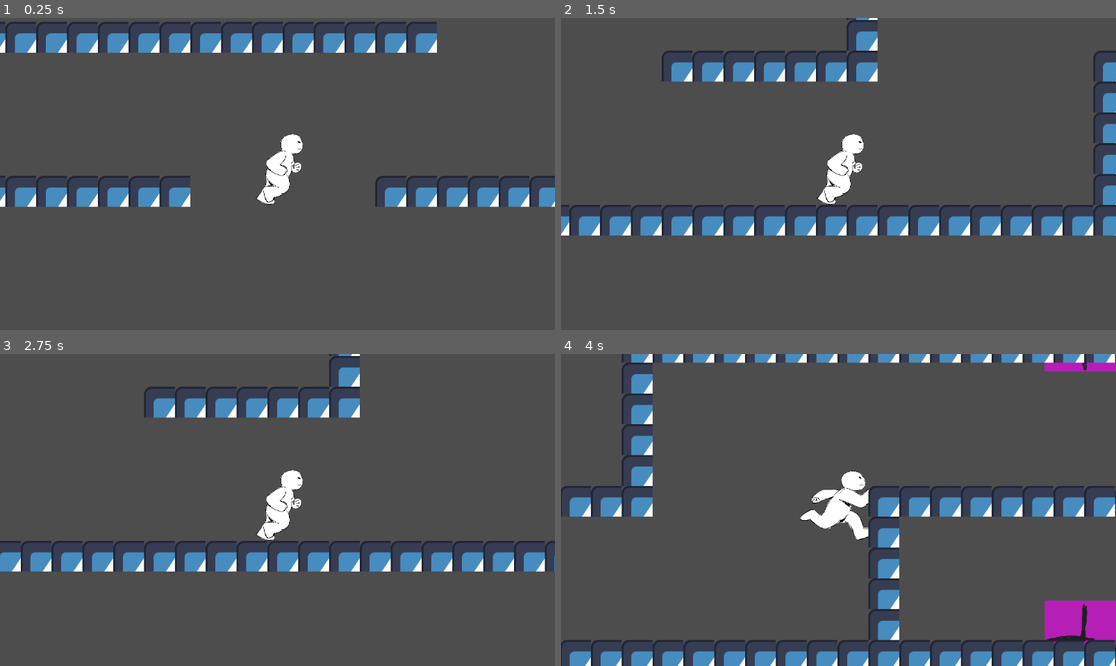
Above: before the commit, frames 1-4 (two rows, left to right).
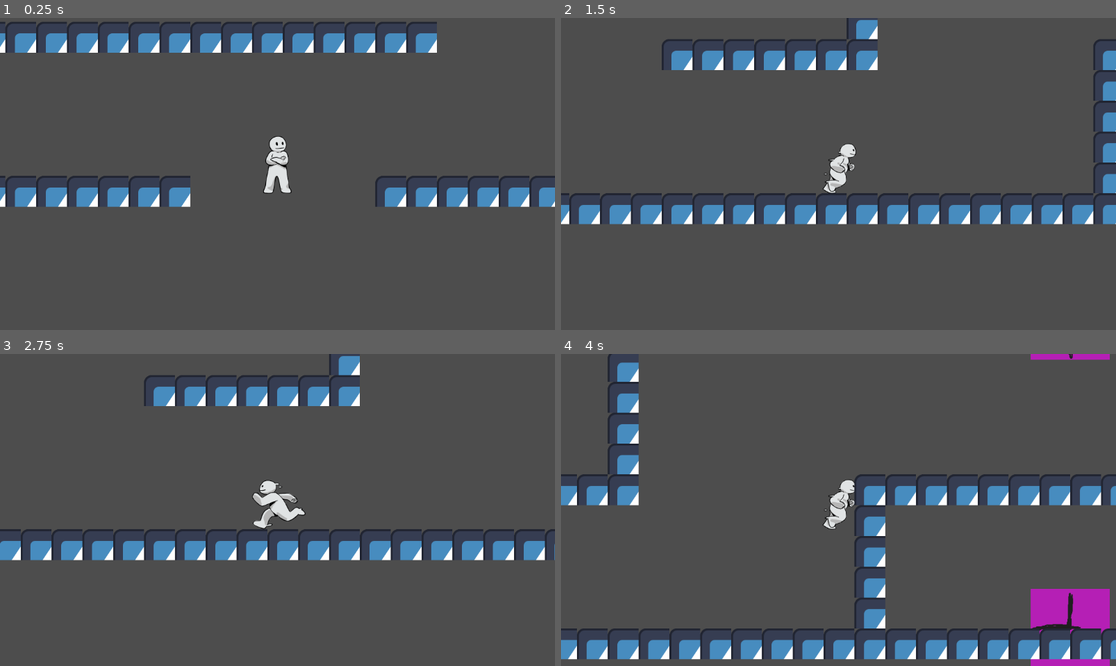
Above: after the commit, the same moments.

Repository: ZBC95/GMTK-2025-zoes-repository
Game: Godot game, scene res://game.tscn
Two runs of this game, one before a commit and one after it. Both use one fixed random seed, a clock stepped at 60 frames per second and the inputs below. The engine's default icon, where the game draws it, is replaced by a stand-in: a white triangle on a blue panel in a dark square.
Inputs:
- Up to frame 1 (0.25 s): no input
- Up to frame 2 (1.5 s): hold D (Right) from 0.53 s (still down); tap W (Jump) at 0.77 s
- Up to frame 3 (2.75 s): tap W (Jump) at 1.52 s; release D (Right) at 2.03 s; hold A (Left) from 2.03 s (still down)
- Up to frame 4 (4 s): release A (Left) at 2.78 s; hold D (Right) from 2.78 s (still down); tap W (Jump) at 3.02, 3.77 s

The runs differ from the first frame. In frame 1, 1.1% of the frame differs, in the area x 46-55%, y 37-60%; in frame 2, 12%; in frame 3, 12%; in frame 4, 22%, in the area x 0-100%, y 0-100%.

Commit message:
added animations do player and ghost

Diff:
--- a/player.gd
+++ b/player.gd
@@ -7,6 +7,7 @@
 @onready var loop = get_node("../Level/Looping_Componenet")
 @onready var loop_position_start: Vector2 = Vector2(loop.bl_x*64, loop.bl_y*64)
 @onready var loop_position_end: Vector2 = Vector2(loop.br_x*64, loop.br_y*64)
+@onready var player_sprite: AnimatedSprite2D = %PlayerSprite
 
 
 var count = 0
@@ -17,10 +18,12 @@
 func _ready():
 
 	#Ititial position
-	movement_data[0] = global_position
-
-	print(loop_position_start)
-	print(loop_position_end)
+	movement_data[0] = {
+		"position_x": position.x,
+		"position_y": position.y,
+		"animation": player_sprite.animation,
+		"flip_h": player_sprite.flip_h
+	}
 
 var lap_start_count = 0  # Track when current lap started
 
@@ -50,12 +53,23 @@
 	# Get the input direction and handle the movement/deceleration.
 	var direction := Input.get_axis("Left", "Right")
 	if direction:
+		player_sprite.play("run")
 		velocity.x = direction * SPEED
+		if direction == -1:
+			player_sprite.flip_h = true
+		else:
+			player_sprite.flip_h = false
 	else:
+		player_sprite.play("idle")
 		velocity.x = move_toward(velocity.x, 0, SPEED)
 
 	move_and_slide()
 
 func record_movement():
 	count += 1
-	movement_data[count] = global_position
+	movement_data[count] = {
+		"position_x": position.x,
+		"position_y": position.y,
+		"animation": player_sprite.animation,
+		"flip_h": player_sprite.flip_h
+	}
--- a/player.tscn
+++ b/player.tscn
@@ -1,33 +1,50 @@
-[gd_scene load_steps=9 format=3 uid="uid://pec1kaegnjpg"]
+[gd_scene load_steps=12 format=3 uid="uid://pec1kaegnjpg"]
 
 [ext_resource type="Script" uid="uid://ct8sp3jamrj4x" path="res://player.gd" id="1_onrkg"]
-[ext_resource type="Texture2D" uid="uid://dgfhqy7sxeo23" path="res://assets/Running_Sheet.png" id="3_i3pqv"]
+[ext_resource type="Texture2D" uid="uid://caih31ag7tcv1" path="res://assets/Idle_256.png" id="2_onrkg"]
+[ext_resource type="Texture2D" uid="uid://sqk1non0u8v6" path="res://assets/running_256.png" id="3_i3pqv"]
 
 [sub_resource type="RectangleShape2D" id="RectangleShape2D_hqtel"]
-size = Vector2(124, 128)
+size = Vector2(66, 101)
+
+[sub_resource type="AtlasTexture" id="AtlasTexture_i3pqv"]
+atlas = ExtResource("2_onrkg")
+region = Rect2(0, 0, 256, 256)
 
 [sub_resource type="AtlasTexture" id="AtlasTexture_hqtel"]
-atlas = ExtResource("3_i3pqv")
-region = Rect2(0, 0, 1700, 1700)
+atlas = ExtResource("2_onrkg")
+region = Rect2(256, 0, 256, 256)
 
 [sub_resource type="AtlasTexture" id="AtlasTexture_sweqy"]
 atlas = ExtResource("3_i3pqv")
-region = Rect2(1700, 0, 1700, 1700)
+region = Rect2(0, 0, 256, 256)
 
 [sub_resource type="AtlasTexture" id="AtlasTexture_2hs0m"]
 atlas = ExtResource("3_i3pqv")
-region = Rect2(3400, 0, 1700, 1700)
+region = Rect2(256, 0, 256, 256)
 
 [sub_resource type="AtlasTexture" id="AtlasTexture_1jxqw"]
 atlas = ExtResource("3_i3pqv")
-region = Rect2(1700, 0, 1700, 1700)
+region = Rect2(512, 0, 256, 256)
+
+[sub_resource type="AtlasTexture" id="AtlasTexture_dw050"]
+atlas = ExtResource("3_i3pqv")
+region = Rect2(768, 0, 256, 256)
 
 [sub_resource type="SpriteFrames" id="SpriteFrames_dw050"]
 animations = [{
 "frames": [{
+"duration": 5.0,
+"texture": SubResource("AtlasTexture_i3pqv")
+}, {
 "duration": 1.0,
 "texture": SubResource("AtlasTexture_hqtel")
+}],
+"loop": true,
+"name": &"idle",
+"speed": 1.0
 }, {
+"frames": [{
 "duration": 1.0,
 "texture": SubResource("AtlasTexture_sweqy")
 }, {
@@ -36,10 +53,13 @@
 }, {
 "duration": 1.0,
 "texture": SubResource("AtlasTexture_1jxqw")
+}, {
+"duration": 1.0,
+"texture": SubResource("AtlasTexture_dw050")
 }],
 "loop": true,
 "name": &"run",
-"speed": 5.0
+"speed": 7.0
 }]
 
 [node name="Player" type="CharacterBody2D"]
@@ -47,14 +67,16 @@
 SPEED = 600.0
 
 [node name="CollisionShape2D" type="CollisionShape2D" parent="."]
+position = Vector2(0, -10.5)
 shape = SubResource("RectangleShape2D_hqtel")
 
-[node name="AnimatedSprite2D" type="AnimatedSprite2D" parent="."]
+[node name="PlayerSprite" type="AnimatedSprite2D" parent="."]
+unique_name_in_owner = true
 position = Vector2(0, -23)
-scale = Vector2(0.103529, 0.103529)
+scale = Vector2(0.5, 0.5)
 sprite_frames = SubResource("SpriteFrames_dw050")
-animation = &"run"
-autoplay = "run"
-frame_progress = 0.0851722
+animation = &"idle"
+autoplay = "idle"
+frame_progress = 0.358275
 
 [node name="Camera2D" type="Camera2D" parent="."]
--- a/player_ghost.gd
+++ b/player_ghost.gd
@@ -4,11 +4,15 @@
 var count = -1
 @onready var loop = get_node("../Level/Looping_Componenet")
 @onready var loop_position_end: Vector2 = Vector2(loop.br_x*64, loop.br_y*64)
+@onready var ghost_sprite: AnimatedSprite2D = %GhostSprite
 
 func _ready() -> void:
-	print(get_node(".."))
 	if movement_data.has(0):
-		global_position = movement_data[0]
+		var frame_data = movement_data[0]
+		position = Vector2(frame_data["position_x"], frame_data["position_y"])
+		if ghost_sprite:
+			ghost_sprite.play(frame_data["animation"])
+			ghost_sprite.flip_h = frame_data["flip_h"]
 
 func _physics_process(_delta: float) -> void:
 	update_position()
@@ -18,4 +22,8 @@
 func update_position():
 	count += 1
 	if movement_data.has(count):
-		global_position = movement_data[count]
+		var frame_data = movement_data[count]
+		position = Vector2(frame_data["position_x"], frame_data["position_y"])
+		if ghost_sprite:
+			ghost_sprite.play(frame_data["animation"])
+			ghost_sprite.flip_h = frame_data["flip_h"]
--- a/player_ghost.tscn
+++ b/player_ghost.tscn
@@ -1,33 +1,50 @@
-[gd_scene load_steps=9 format=3 uid="uid://c26dkstg4cqe8"]
+[gd_scene load_steps=12 format=3 uid="uid://c26dkstg4cqe8"]
 
 [ext_resource type="Script" uid="uid://cqoidt5kch35a" path="res://player_ghost.gd" id="1_h5qa1"]
-[ext_resource type="Texture2D" uid="uid://dgfhqy7sxeo23" path="res://assets/Running_Sheet.png" id="2_h5qa1"]
+[ext_resource type="Texture2D" uid="uid://caih31ag7tcv1" path="res://assets/Idle_256.png" id="2_ccxis"]
+[ext_resource type="Texture2D" uid="uid://sqk1non0u8v6" path="res://assets/running_256.png" id="3_g8p16"]
 
 [sub_resource type="RectangleShape2D" id="RectangleShape2D_hqtel"]
-size = Vector2(124, 128)
+size = Vector2(65, 102)
+
+[sub_resource type="AtlasTexture" id="AtlasTexture_i3pqv"]
+atlas = ExtResource("2_ccxis")
+region = Rect2(0, 0, 256, 256)
 
 [sub_resource type="AtlasTexture" id="AtlasTexture_hqtel"]
-atlas = ExtResource("2_h5qa1")
-region = Rect2(0, 0, 1700, 1700)
+atlas = ExtResource("2_ccxis")
+region = Rect2(256, 0, 256, 256)
 
 [sub_resource type="AtlasTexture" id="AtlasTexture_sweqy"]
-atlas = ExtResource("2_h5qa1")
-region = Rect2(1700, 0, 1700, 1700)
+atlas = ExtResource("3_g8p16")
+region = Rect2(0, 0, 256, 256)
 
 [sub_resource type="AtlasTexture" id="AtlasTexture_2hs0m"]
-atlas = ExtResource("2_h5qa1")
-region = Rect2(3400, 0, 1700, 1700)
+atlas = ExtResource("3_g8p16")
+region = Rect2(256, 0, 256, 256)
 
 [sub_resource type="AtlasTexture" id="AtlasTexture_1jxqw"]
-atlas = ExtResource("2_h5qa1")
-region = Rect2(1700, 0, 1700, 1700)
+atlas = ExtResource("3_g8p16")
+region = Rect2(512, 0, 256, 256)
 
-[sub_resource type="SpriteFrames" id="SpriteFrames_ccxis"]
+[sub_resource type="AtlasTexture" id="AtlasTexture_dw050"]
+atlas = ExtResource("3_g8p16")
+region = Rect2(768, 0, 256, 256)
+
+[sub_resource type="SpriteFrames" id="SpriteFrames_eokyd"]
 animations = [{
 "frames": [{
+"duration": 5.0,
+"texture": SubResource("AtlasTexture_i3pqv")
+}, {
 "duration": 1.0,
 "texture": SubResource("AtlasTexture_hqtel")
+}],
+"loop": true,
+"name": &"idle",
+"speed": 1.0
 }, {
+"frames": [{
 "duration": 1.0,
 "texture": SubResource("AtlasTexture_sweqy")
 }, {
@@ -36,22 +53,27 @@
 }, {
 "duration": 1.0,
 "texture": SubResource("AtlasTexture_1jxqw")
+}, {
+"duration": 1.0,
+"texture": SubResource("AtlasTexture_dw050")
 }],
 "loop": true,
 "name": &"run",
-"speed": 5.0
+"speed": 7.0
 }]
 
 [node name="PlayerGhost" type="CharacterBody2D"]
 script = ExtResource("1_h5qa1")
 
 [node name="CollisionShape2D" type="CollisionShape2D" parent="."]
+position = Vector2(0, -13)
 shape = SubResource("RectangleShape2D_hqtel")
 
-[node name="AnimatedSprite2D" type="AnimatedSprite2D" parent="."]
-modulate = Color(0, 0.342176, 0.568853, 0.588235)
-position = Vector2(0, -23)
-scale = Vector2(0.103529, 0.103529)
-sprite_frames = SubResource("SpriteFrames_ccxis")
+[node name="GhostSprite" type="AnimatedSprite2D" parent="."]
+unique_name_in_owner = true
+modulate = Color(0, 0.341176, 0.568627, 0.588235)
+position = Vector2(0, -25.3812)
+scale = Vector2(0.5, 0.5)
+sprite_frames = SubResource("SpriteFrames_eokyd")
 animation = &"run"
-autoplay = "run"
+autoplay = "idle"
Binary file added: assets/Idle_256.png
Not shown, changed: assets/Idle_256.png.import
Binary file removed: assets/Running_Sheet.png
Binary file added: assets/running_256.png
Not shown, added: assets/running_256.png.import
Not shown: 1 places in level_00.tscn that only renumber resources
